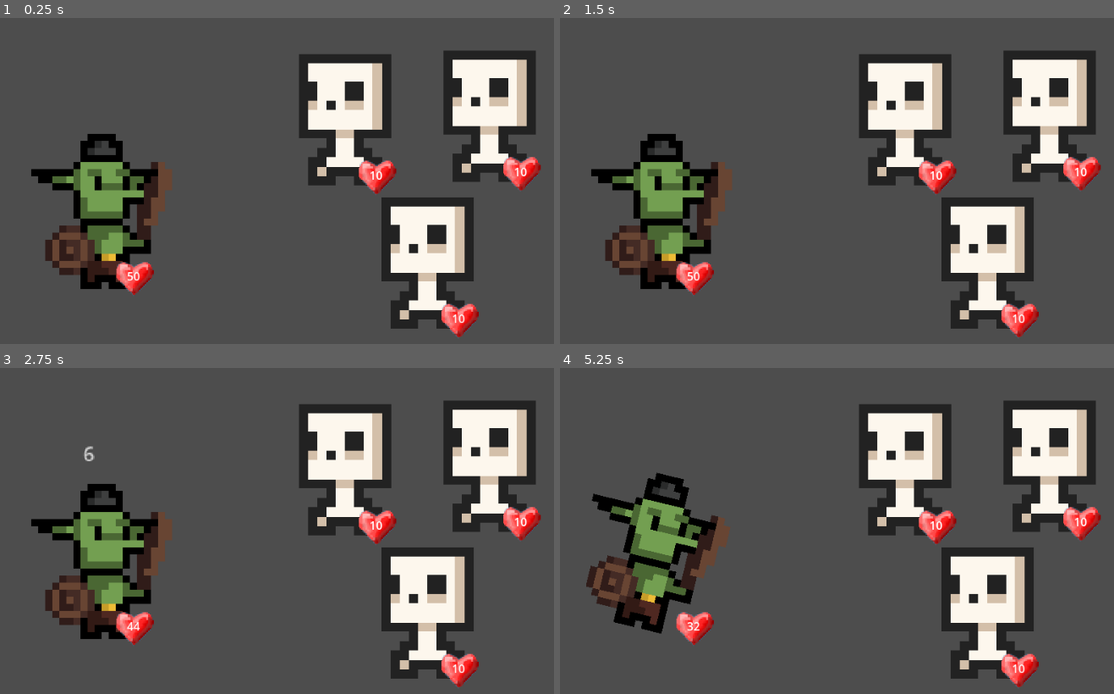
Above: before the commit, frames 1-4 (two rows, left to right).
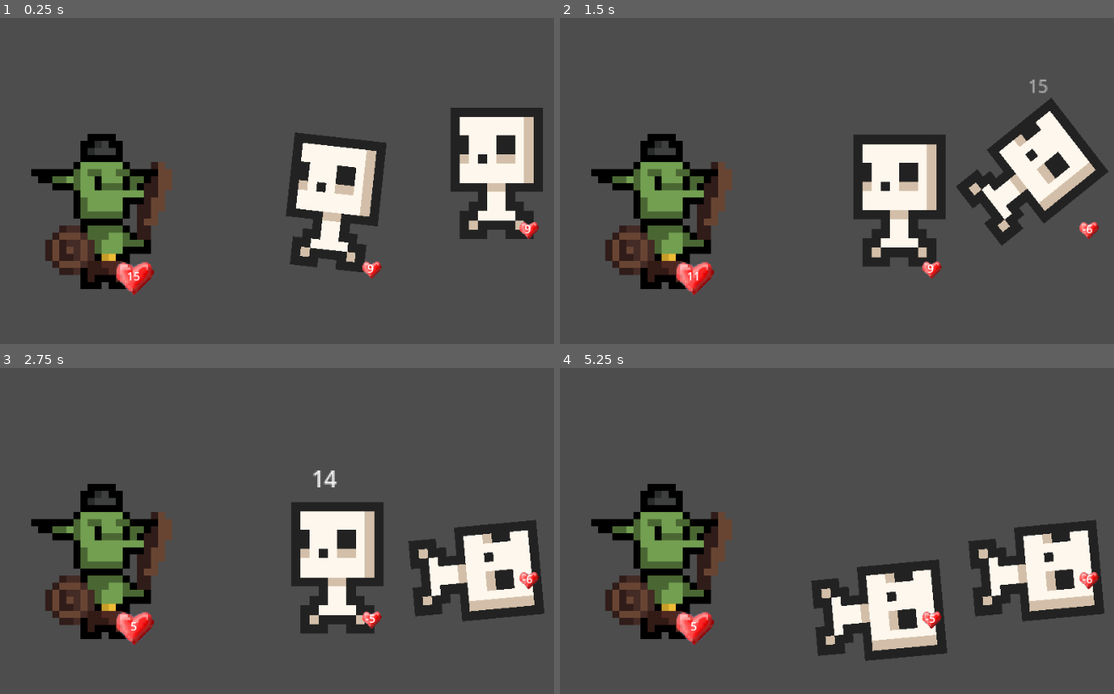
Above: after the commit, the same moments.

Repository: jakmik2/rogue-cards
Game: Godot game, scene res://scenes/Main.tscn
Two runs of this game, one before a commit and one after it. Both use one fixed random seed, a clock stepped at 60 frames per second and the inputs below.
Inputs:
- Up to frame 1 (0.25 s): no input
- Up to frame 2 (1.5 s): no input
- Up to frame 3 (2.75 s): no input
- Up to frame 4 (5.25 s): tap Enter at 5 s

The runs differ from the first frame. In frame 1, 23% of the frame differs, in the area x 23-99%, y 10-98%; in frame 2, 23%; in frame 3, 25%; in frame 4, 32%, in the area x 4-99%, y 10-98%.

Commit message:
Finalize scale cats for health ui

Diff:
--- a/scenes/Main.tscn
+++ b/scenes/Main.tscn
@@ -11,13 +11,10 @@
 scale = Vector2(1, 1.01909)
 
 [node name="skele" parent="Enemies" instance=ExtResource("1_6ju06")]
-position = Vector2(755, 249.242)
+position = Vector2(765, 328.725)
 
 [node name="skele2" parent="Enemies" instance=ExtResource("1_6ju06")]
-position = Vector2(550, 254.148)
-
-[node name="skele3" parent="Enemies" instance=ExtResource("1_6ju06")]
-position = Vector2(667, 453.346)
+position = Vector2(542, 383.676)
 
 [node name="PlayerCharacter" parent="." instance=ExtResource("2_j7410")]
 position = Vector2(222, 406)
--- a/scenes/PlayerCharacter.tscn
+++ b/scenes/PlayerCharacter.tscn
@@ -40,8 +40,8 @@
 [node name="PlayerCharacter" type="Node2D"]
 position = Vector2(-1, -1)
 script = ExtResource("1_1ycvn")
-health = 50
-damage = 1
+health = 15
+damage = 3
 speed = 1
 
 [node name="Sprite2D" type="Sprite2D" parent="."]
@@ -59,3 +59,4 @@
 
 [node name="HealthDisplay" parent="." instance=ExtResource("4_j1jtl")]
 position = Vector2(39, -15)
+scale_modifier = 2
--- a/scenes/skele.tscn
+++ b/scenes/skele.tscn
@@ -41,7 +41,7 @@
 position = Vector2(5.96046e-08, -1)
 scale = Vector2(-1, 1)
 script = ExtResource("2_n0l1d")
-health = 10
+health = 9
 damage = 1
 speed = 0
 
--- a/scripts/Arena.gd
+++ b/scripts/Arena.gd
@@ -37,7 +37,7 @@
 	if (current_state == CombatState.INACTIVE || round_tracker == Round.ACTIVE):
 		pass
 	# Run Round
-	elif (counter > 1):
+	elif (counter > 0):
 		combat_round()
 		counter = 0
 
--- a/scripts/health_display.gd
+++ b/scripts/health_display.gd
@@ -9,15 +9,23 @@
 var parent: BaseEntity = self.get_parent() as BaseEntity
 @onready
 var label: Label = $Label
+@onready
+var sprite: Sprite2D = $Sprite2D
 
 
 # Called when the node enters the scene tree for the first time.
 func _ready():
-	self.scale *= scale_modifier
+	match scale_modifier:
+		1:
+			sprite.scale *= 0.5
+		2:
+			sprite.scale *= 1
+		3:
+			sprite.scale *= 1.5
 
 	if parent.inverted:
 		print("Inverting!")
-		self.scale = Vector2(-scale_modifier, scale_modifier)
+		self.scale.x *= -1
 
 
 # Called every frame. 'delta' is the elapsed time since the previous frame.
--- a/scripts/skele.gd
+++ b/scripts/skele.gd
@@ -9,7 +9,7 @@
 	print("I Hate Goblins!")
 	return await super.attempt_attack()
 
-func roll_dmg(d_size: int = 8):
+func roll_dmg(d_size: int = 6):
 	return super.roll_dmg(d_size)
 
 func evaluate_attack(roll, dmg, invert = false) -> bool:
